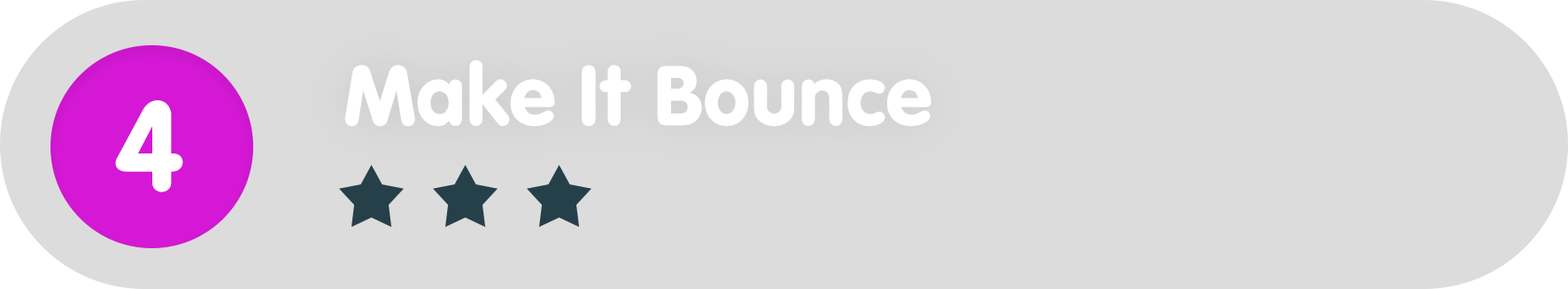
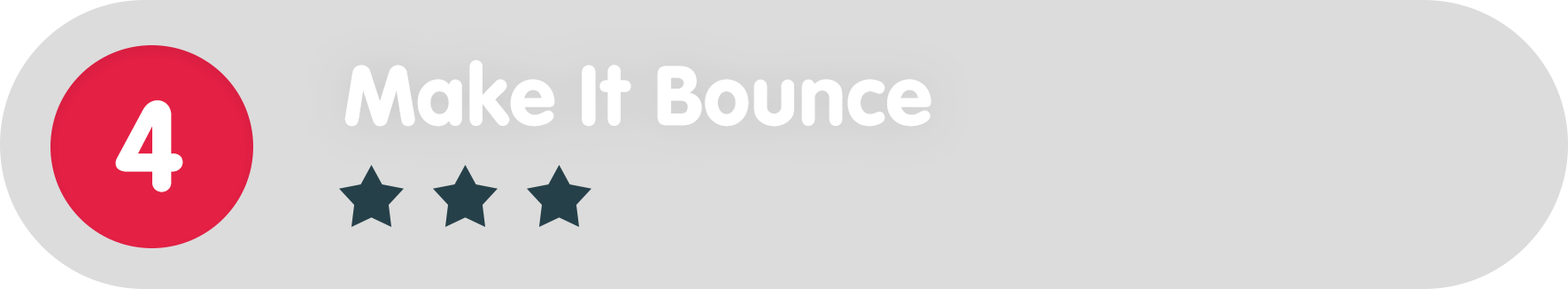
Layer changes from the first w=1568, h=289 image to the second:
painted on "Ellipse_green" over left=50, top=45, right=254, bottom=248
